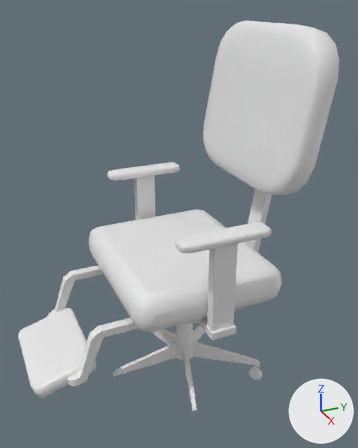
The FBX model Assets/Art/Junlong/Chair.fbx: old version first, new version second.
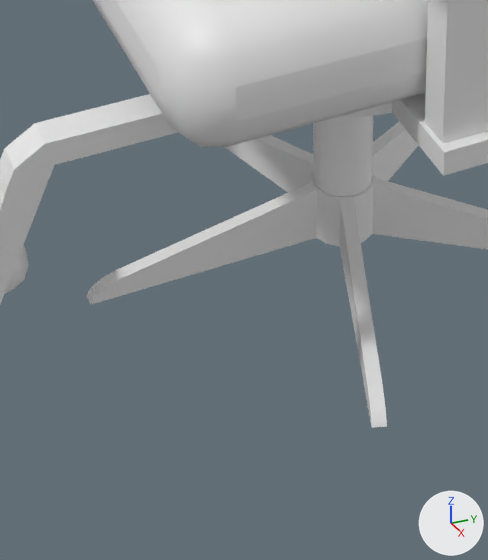
There are two pictures of each version: one whole from a 50 mm camera at (4.25, -2.97, 4.11) aimed at (0.07, -1.09, 2.02), one close up on the part from 25% to 63% of the width and 65% to 100% of the height. Arrows for +X, +Y and +Z are at lower right; the lights stay in place. Where no turn or scale is listed for an object, it has been applied to the vertices.

Script lines for the objects in view, before the commit:
```python
me_cube_019 = bpy.data.meshes.new('Cube.019')
me_cube_019.from_pydata(...)  # 698 vertices, 657 faces; spans x -0.9..0.9, y -2.76..0.1, z -2.42..0.77
me_cube_019.materials.append(mat_chair_mat)  # white #e7e7e7
me_cube_022 = bpy.data.meshes.new('Cube.022')
me_cube_022.from_pydata(...)  # 651 vertices, 601 faces; spans x -1.06..1.06, y -2.44..0.17, z -2.32..0.35
me_cube_022.materials.append(mat_chair_structure)  # white #e7e7e7
me_cylinder_005 = bpy.data.meshes.new('Cylinder.005')
me_cylinder_005.from_pydata(...)  # 100 vertices, 90 faces; spans x -0.84..0.84, y -0.87..0.73, z -0.1..0.1
me_cylinder_005.materials.append(mat_chair_base)  # white #e7e7e7
ob_base2 = bpy.data.objects.new('Base2', me_cylinder_005)
ob_base2.location = (0.0, -0.994, 0.386)
ob_chair = bpy.data.objects.new('Chair', me_cube_019)
ob_chair.location = (0.0, 0.0, 3.121)
ob_chair_structure = bpy.data.objects.new('Chair_Structure', me_cube_022)
ob_chair_structure.location = (0.0, 0.0, 3.121)
# also in view: 'Base' at (0.0, -0.99, 0.78)
```
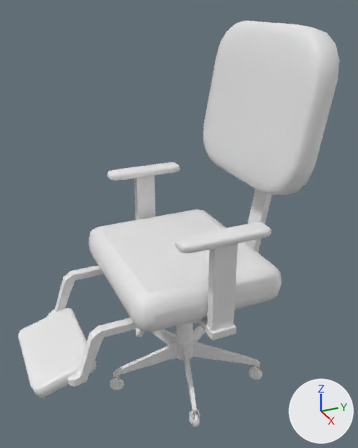
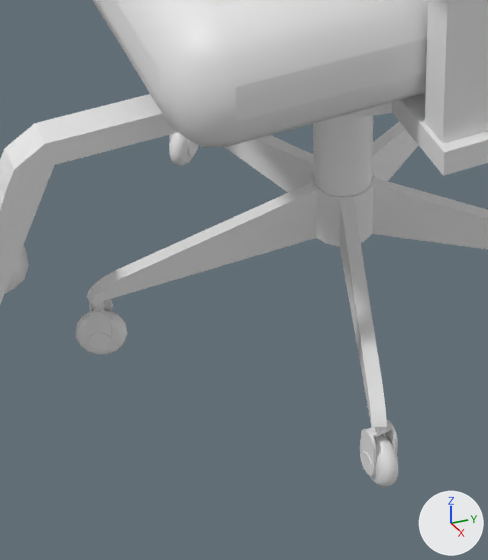
Commit message: Chair model updated

Boxes (x1, y1, x2, y2) around the edits, measured in the close-ups (488 x 560 px):
'Wheel.004', added
    after: (75, 299, 128, 355)
'Wheel.001', added
    after: (360, 420, 398, 487)
'Wheel.002', added
    after: (169, 132, 199, 166)

What the commit changed:
Mesh me_cylinder_031 is new.
It has 322 vertices, 308 faces and spans x -0.082..0.082, y -0.045..0.045, z -0.08..0.14.
It uses material mat_chair_base (white #e7e7e7).
Mesh me_cylinder_032 is new.
It has 322 vertices, 308 faces and spans x -0.065..0.065, y -0.068..0.068, z -0.08..0.14.
It uses material mat_chair_base (white #e7e7e7).
Mesh me_cylinder_034 is new.
It has 322 vertices, 308 faces and spans x -0.053..0.053, y -0.078..0.078, z -0.08..0.14.
It uses material mat_chair_base (white #e7e7e7).
Object 'Wheel.001' (ob_wheel_001) is new; it shows me_cylinder_031.
Its location is (0.818, -1.255, 0.15).
Object 'Wheel.002' (ob_wheel_002) is new; it shows me_cylinder_032.
Its location is (-0.807, -1.255, 0.15).
Object 'Wheel.004' (ob_wheel_004) is new; it shows me_cylinder_034.
Its location is (-0.001, -1.828, 0.15).
